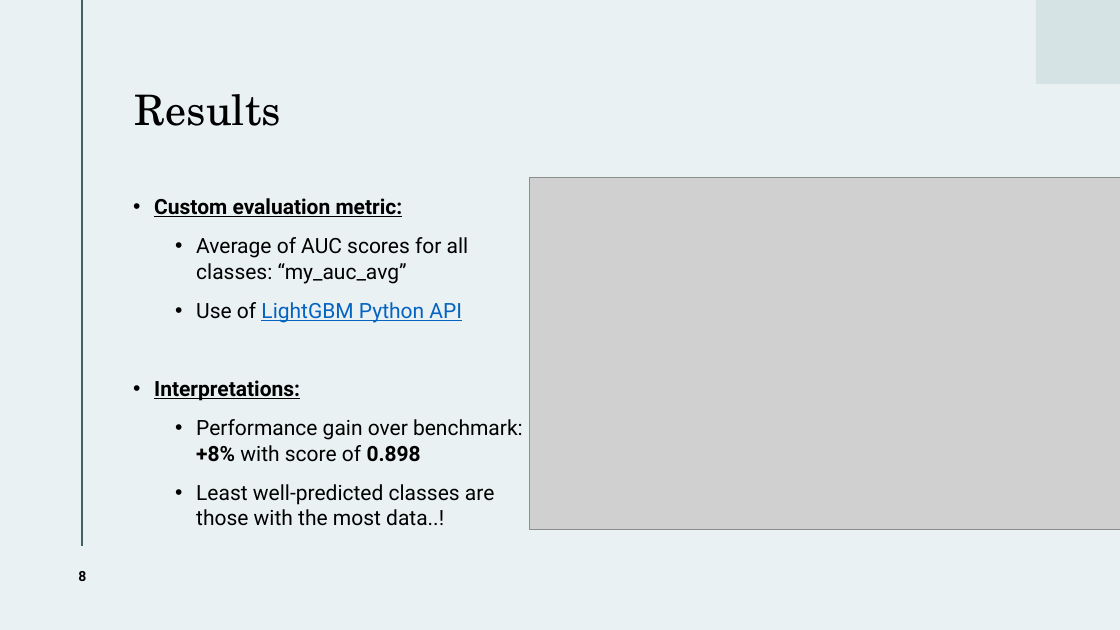
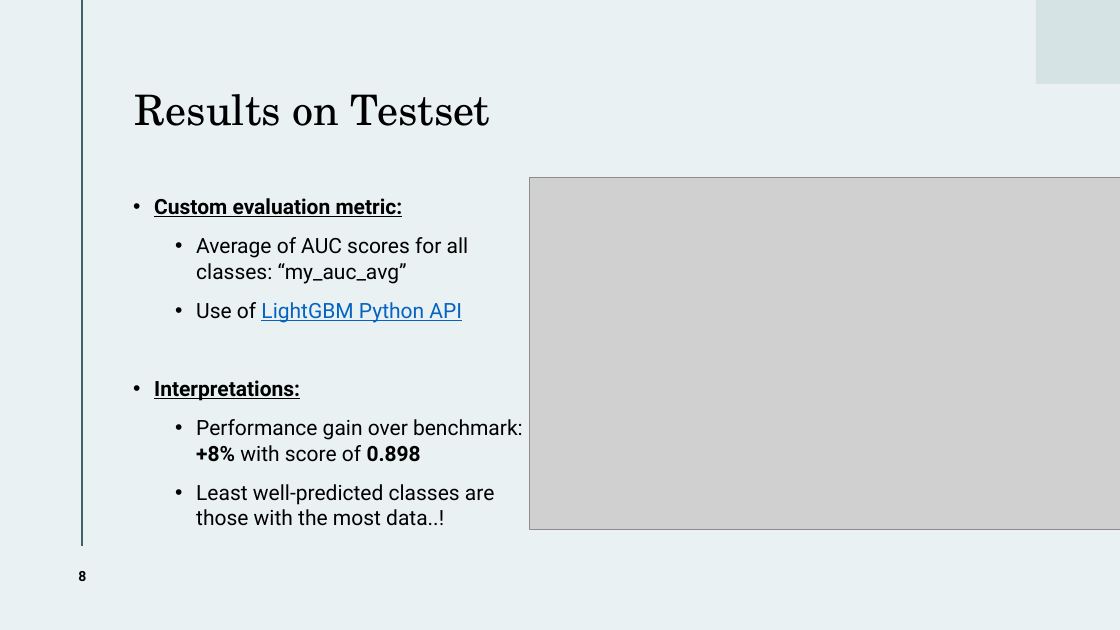
Before and after one commit to necois/kaggle, a slide deck: slide 8 of materials/Indy_2024.pptx. Drawn at 1120x630 pixels with LibreOffice and Linux fonts; fonts in the diff are those of the drawing; grey boxes stand for pictures. Boxes give left, top, right and bottom in pixels: in the first picture for what was removed or moved away, otherwise in the second. Text is boxed around its words. In the diff, an @@ line names an element or a change of style, - is before the commit and + after.

```diff
--- a/materials/Indy_2024.pptx
+++ b/materials/Indy_2024.pptx
@@ title at (135,94,490,126): text changed @@
-Results
+Results on Testset
```
Also in this commit, not shown: 5 other slides changed.
